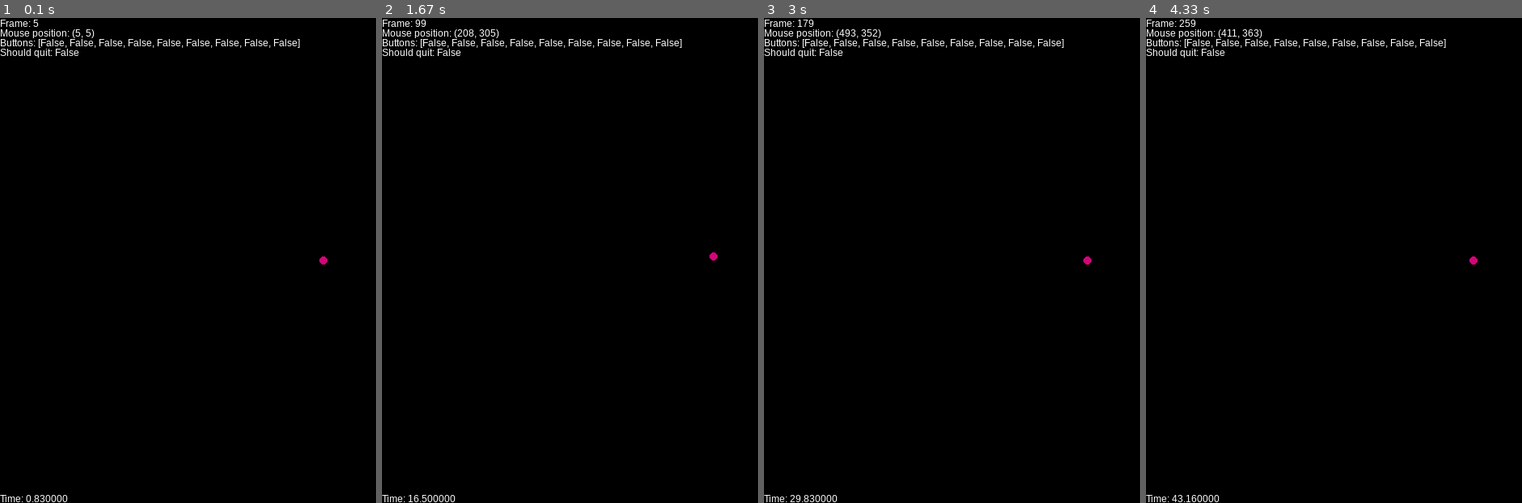
Above: before the commit, frames 1-4 (left to right).
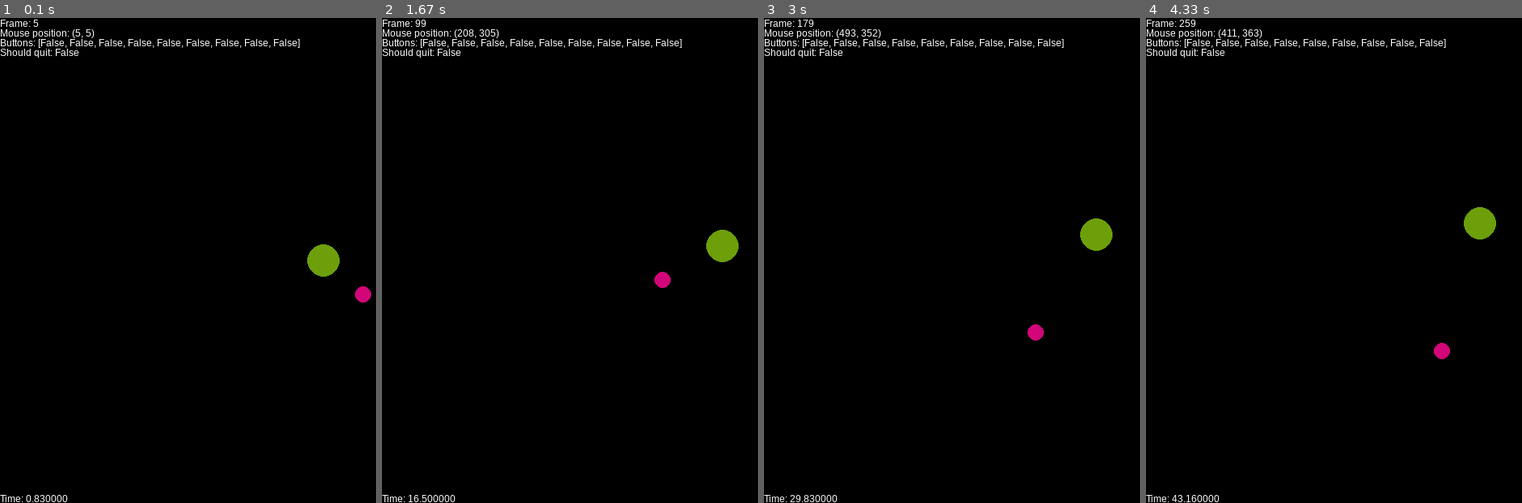
Above: after the commit, the same moments.

Repository: tiboras/IN104_Mathis_Miroux-Thibaud_Rasse
Game: pygame game, started from Project_TA/projet/main.py
Same seed, same stepped clock (60 frames per second), same inputs: the game is played once before the commit and once after it.
Inputs (mouse positions are in pixels of both pictures, inside the frame that each line leads up to):
- Up to frame 1 (0.1 s): no input
- Up to frame 2 (1.67 s): hold Right 0.33-0.8 s; move the mouse to (682, 279) at 0.37 s; hold Up 0.83-1.13 s; move the mouse to (outside the picture) at 0.87 s; hold Right 1.17-1.63 s; move the mouse to (551, 265) at 1.2 s
- Up to frame 3 (3 s): hold Left 1.67-2.2 s; move the mouse to (888, 187) at 1.7 s; hold Down 2.23-2.53 s; move the mouse to (outside the picture) at 2.27 s; hold Left 2.57-2.97 s; move the mouse to (outside the picture) at 2.6 s
- Up to frame 4 (4.33 s): hold Up 3-3.37 s; move the mouse to (1484, 95) at 3.03 s; hold Right 3.4-4.03 s; move the mouse to (1240, 245) at 3.43 s; hold Down from 4.07 s (still down); move the mouse to (1476, 309) at 4.1 s

The runs differ from the first frame. In frame 1, 0.6% of the frame differs, in the area x 81-99%, y 46-59%; in frame 2, 0.6%; in frame 3, 0.6%, in the area x 70-93%, y 41-67%; in frame 4, 0.6%.

Commit message:
collision fini (reste le mur a traité

Diff:
--- a/Project_TA/projet/main.py
+++ b/Project_TA/projet/main.py
@@ -10,18 +10,18 @@
 import numpy as np
 
 if __name__ == "__main__":
+    #tuple(np.random.randint(256, size=3))
 
     #faire une boucle avec que des add pour afficher plein de corps
     b1 = Body(Vector2(0, 0),
-              velocity=Vector2(0, 0.2),
-              mass=1, color = tuple(np.random.randint(256, size=3)),
-              draw_radius=5)
-    b2 = Body(Vector2(1,0),
-              velocity=Vector2(0,0),
-              mass=10,
-
+              velocity=Vector2(0.00001, 0.00001),
+              mass=10, color=tuple(np.random.randint(256, size=3)),
+              draw_radius=20)
+    b2 = Body(Vector2(1,1),
+              velocity=Vector2(0.0001,-0.2),
+              mass=1,
               color = tuple(np.random.randint(256, size=3)),
-                draw_radius=5)
+                draw_radius=10)
 
 
 
--- a/Project_TA/projet/simulator/physics/engine.py
+++ b/Project_TA/projet/simulator/physics/engine.py
@@ -9,56 +9,6 @@
     """
     vect = pos2-pos1
     return (G*mass2*mass1/(vect.norm()**3))*vect
-
-# def colision(type,body1,body2):
-#     if (body1.position -body2.position).norm() >(body1.draw_radius+body1.draw_radius):
-#         print ("3")
-#         return None
-#         return body1,body2
-#     else:
-#         if type==0:                  #fusion de 2 étoile
-#             masstot=body1.mass+body2.mass
-#             body1.mass=masstot
-#             body2.mass=0
-#             v=1/masstot*(body1.mass*body1.velocity+body2.mass*body2.velocity) # consevation de la quantité de mouvement
-#             pos=1/masstot*(body1.mass*body1.position+body2.mass*body2.position) # Centre de gravité
-#             body1.position=pos
-#             body2.position=pos
-#             body1.velocity=v
-#             body2.velocity=v
-#             body2.mass=masstot
-#             body1.velocity=1/masstot*(body1.mass*body1.velocity+body2.mass*body2.velocity) # consevation de la quantité de mouvement
-#             body2.velocity=1/masstot*(body1.mass*body1.velocity+body2.mass*body2.velocity)
-#             body1.position=1/masstot*(body1.mass*body1.position+body2.mass*body2.position) # Centre de gravité
-#             body2.position=1/masstot*(body1.mass*body1.position+body2.mass*body2.position) # Centre de gravité
-#             body1.draw_radius=max(body1.draw_radius,body2.draw_radius)
-#             body2.draw_radius=max(body1.draw_radius,body2.draw_radius)
-
-
-
-
-
-#         if type==1:                    #collision élastique
-#             m1=body1.mass
-#             m2=body2.mass
-#             v1=body1.velocity
-#             v2=body2.velocity
-#             nv1=body1.velocity.norm()
-#             nv2=body1.velocity.norm()
-#             teta1=np.arctan(v1.get_y()/v1.get_x())
-#             teta2=np.arctan(v2.get_y()/v2.get_x())
-#             teta1p=np.arctan((m1-m2)*np.tan(teta1)/(m1+m2)+2*m2*v2*np.sin(teta2)/((m1+m2)*v1*np.cos(teta1)))
-#             teta2p=np.arctan((m2-m1)*np.tan(teta2)/(m1+m2)+2*m1*v1*np.sin(teta1)/((m1+m2)*v2*np.cos(teta2)))
-#             v1p=np.sqrt(((m1-m2)*v1*np.sin(teta1)+2*m2*v2*np.sin(teta2))**2/(m1+m2)**2+(v1*np.cos(teta1))**2)
-#             v2p=np.sqrt(((m2-m2)*v2*np.sin(teta2)+2*m2*v2*np.sin(teta2))**2/(m1+m2)**2+(v2*np.cos(teta2))**2)
-#             V1=Vector2(v1p*cos(teta1),v1p*sin(teta1))
-#             V2=Vector2(v2p*cos(teta1),v2p*sin(teta1))
-#             body1.velocity=V1
-#             body2.velocity=V2
-#             body1.velocity.get_x()=v1p*cos(teta1)
-#             body1.velocity.get_y()=v1p*sin(teta1)
-#             body2.velocity.get_x()=v1p*cos(teta1)
-#             body2.velocity.get_y()=v1p*sin(teta1)
 
 
 
--- a/Project_TA/projet/simulator/simulator.py
+++ b/Project_TA/projet/simulator/simulator.py
@@ -1,3 +1,5 @@
+import numpy as np
+from simulator.utils.vector import Vector, Vector2
 class Simulator:
     def __init__(self, world, Engine, Solver):
         self.t = 0
@@ -20,7 +22,7 @@
 
     def step(self, h):
         y = self.solver.integrate(self.t + h)
-        type=0
+        type=1
 
         for i in range(len(self.world)):
             b_i = self.world.get(i)
@@ -28,11 +30,14 @@
             b_i.position.set_x(y[2 * i])
             b_i.position.set_y(y[2 * i + 1])
 
+
             b_i.velocity.set_x(y[len(self.world) + 2 * i])
             b_i.velocity.set_y(y[len(self.world) + 2 * i + 1])
-            for j in range(len(self.world)):
-                b_j = self.world.get(j)
-                colision(type,b_i,b_j)
+            #mur(b_i)
+            for j in range(i+1):
+                if i!=j:
+                    b_j = self.world.get(j)
+                    colision(type,b_i,b_j)
 
 
         self.t += h
@@ -40,14 +45,14 @@
 
 
 def colision(type,body1,body2):
-    if (body1.position -body2.position).norm() >(body1.draw_radius+body1.draw_radius):
-        print ("3")
+    rapport = 50
+    if ((body1.position -body2.position).norm()*rapport >(body1.draw_radius+body2.draw_radius)):
+
         return None
     else:
-        if type==0:                  #fusion de 2 étoile
+        if type==0:
+                   #fusion de 2 étoile
             masstot=body1.mass+body2.mass
-            body1.mass=masstot
-            body2.mass=0
             v=1/masstot*(body1.mass*body1.velocity+body2.mass*body2.velocity) # consevation de la quantité de mouvement
             pos=1/masstot*(body1.mass*body1.position+body2.mass*body2.position) # Centre de gravité
             body1.position=pos
@@ -55,10 +60,7 @@
             body1.velocity=v
             body2.velocity=v
             body2.mass=masstot
-            body1.velocity=1/masstot*(body1.mass*body1.velocity+body2.mass*body2.velocity) # consevation de la quantité de mouvement
-            body2.velocity=1/masstot*(body1.mass*body1.velocity+body2.mass*body2.velocity)
-            body1.position=1/masstot*(body1.mass*body1.position+body2.mass*body2.position) # Centre de gravité
-            body2.position=1/masstot*(body1.mass*body1.position+body2.mass*body2.position) # Centre de gravité
+            body2.mass=0
             body1.draw_radius=max(body1.draw_radius,body2.draw_radius)
             body2.draw_radius=max(body1.draw_radius,body2.draw_radius)
 
@@ -66,20 +68,82 @@
 
 
 
-        if type==1:                    #collision élastique
+
+
+        if type==1:
+            # print("4")                 #collision élastique
+            # m1=body1.mass
+            # m2=body2.mass
+            # v1=body1.velocity
+            # v2=body2.velocity
+            # nv1=body1.velocity.norm()
+            # nv2=body1.velocity.norm()
+            # teta1=-np.arctan(v1.get_y()/v1.get_x())
+            # teta2=-np.arctan(v2.get_y()/v2.get_x())
+            # teta1p=np.arctan((m1-m2)*np.tan(teta1)/(m1+m2)+2*m2*nv2*np.sin(teta2)/((m1+m2)*nv1*np.cos(teta1)))
+            # teta2p=np.arctan((m2-m1)*np.tan(teta2)/(m1+m2)+2*m1*nv1*np.sin(teta1)/((m1+m2)*nv2*np.cos(teta2)))
+            # v1p=np.sqrt(((m1-m2)*nv1*np.sin(teta1)+2*m2*nv2*np.sin(teta2))**2/(m1+m2)**2+(nv1*np.cos(teta1))**2)
+            # v2p=np.sqrt(((m2-m2)*nv2*np.sin(teta2)+2*m2*nv2*np.sin(teta2))**2/(m1+m2)**2+(nv2*np.cos(teta2))**2)
+            # V1=Vector2(v1p*np.cos(teta1p),v1p*np.sin(teta1p))
+            # V2=Vector2(v2p*np.cos(teta2p),v2p*np.sin(teta2p))
+            # print((V1-v1).norm())
+            # body1.velocity=V1
+            # body2.velocity=V2
+            r1=body1.draw_radius
+            r2=body2.draw_radius
+            R=r1+r2
+            u=body1.position-body2.position # calcul de vecteurs distance puis normalisation
+            r=(body1.position -body2.position).norm()*rapport
+            e=u/r
+            n=Rotation(np.pi/2,e) #calcul
             m1=body1.mass
             m2=body2.mass
+            c11=(m1-m2)/(m1+m2)
+            c12=(2*m2/(m1+m2))
+            c21=(m2-m1)/(m1+m2)
+            c22=(2*m1)/(m1+m2)
             v1=body1.velocity
             v2=body2.velocity
-            nv1=body1.velocity.norm()
-            nv2=body1.velocity.norm()
-            teta1=np.arctan(v1.get_y()/v1.get_x())
-            teta2=np.arctan(v2.get_y()/v2.get_x())
-            teta1p=np.arctan((m1-m2)*np.tan(teta1)/(m1+m2)+2*m2*v2*np.sin(teta2)/((m1+m2)*v1*np.cos(teta1)))
-            teta2p=np.arctan((m2-m1)*np.tan(teta2)/(m1+m2)+2*m1*v1*np.sin(teta1)/((m1+m2)*v2*np.cos(teta2)))
-            v1p=np.sqrt(((m1-m2)*v1*np.sin(teta1)+2*m2*v2*np.sin(teta2))**2/(m1+m2)**2+(v1*np.cos(teta1))**2)
-            v2p=np.sqrt(((m2-m2)*v2*np.sin(teta2)+2*m2*v2*np.sin(teta2))**2/(m1+m2)**2+(v2*np.cos(teta2))**2)
-            V1=Vector2(v1p*cos(teta1),v1p*sin(teta1))
-            V2=Vector2(v2p*cos(teta1),v2p*sin(teta1))
-            body1.velocity=V1
-            body2.velocity=V2
+            theta1=np.arccos(np.dot(v1,n)/v1.norm()) #angles de collision
+            theta2=np.arccos(np.dot(v2,n)/v2.norm())
+            thetap1=np.arctan(c11*np.tan(theta1)+c12*v2.norm()*np.sin(theta2)/(np.cos(theta1)*v1.norm())) #angles de rebond
+            thetap2=np.arctan(c21*np.tan(theta2)+c22*v1.norm()*np.sin(theta1)/(np.cos(theta2)*v2.norm()))
+            vp1=np.sqrt((v2.norm()*c12*np.sin(theta2)+c11*v1.norm()*np.sin(theta1))**2+v1.norm()*v1.norm()*np.cos(theta1)*np.cos(theta1)) #vitesse de rebond
+            vp2=np.sqrt((v1.norm()*c22*np.sin(theta1)+c21*v2.norm()*np.sin(theta2))**2+v2.norm()*v2.norm()*np.cos(theta2)*np.cos(theta2))
+            body2.vitesse=vp1*Rotation(thetap1,n) #vecteurs vitesse des corps
+            body1.vitesse=vp2*Rotation(thetap2,n)
+            milieu=(r1*body2.position+r2*body1.position)/R
+            body1.position=milieu+r2*e
+            body2.position=milieu-r1*e
+            body1.velocity=Vector2(vp1*np.cos(thetap1),vp1*np.sin(thetap1))
+            body2.velocity=Vector2(vp2*np.cos(thetap2),vp2*np.sin(thetap2))
+
+
+
+
+def mur(body):
+    p=body.position
+    v=body.velocity
+    R=body.draw_radius
+    vx=body.velocity.get_x()
+    vy=body.velocity.get_y()
+    if (p.get_x()+R)<-4:
+        print(1)
+        vx=-vx
+    if (p.get_y()+R)<-0:
+        print(2)
+        vy=-vy
+    if (p.get_x()+R)>8:
+        print(3)
+        print(p.get_x())
+        vx=-vx
+    if (p.get_y()+R)>8:
+        print(4)
+        print(p.get_x())
+        vy=-vy
+    body.velocity=Vector2(vx,vy)
+
+
+def Rotation(theta, v):
+    R=np.array([[np.cos(theta), -np.sin(theta)], [np.sin(theta),np.cos(theta)]])
+    return np.dot(R,np.transpose(v))
